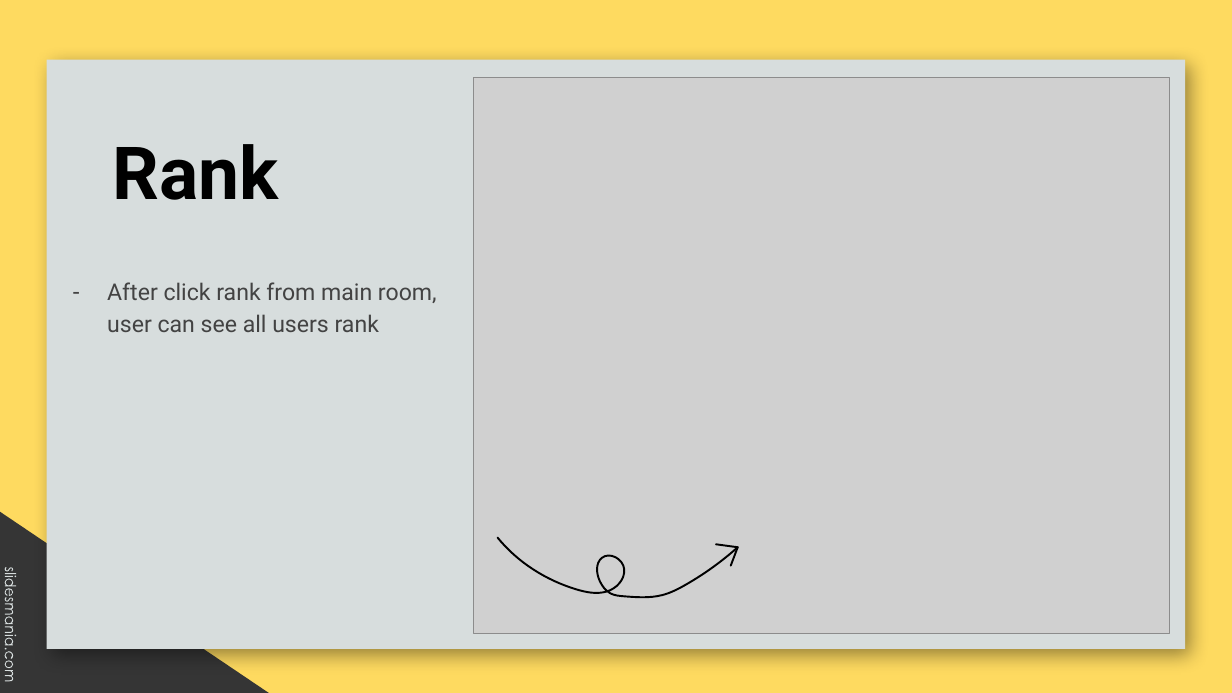
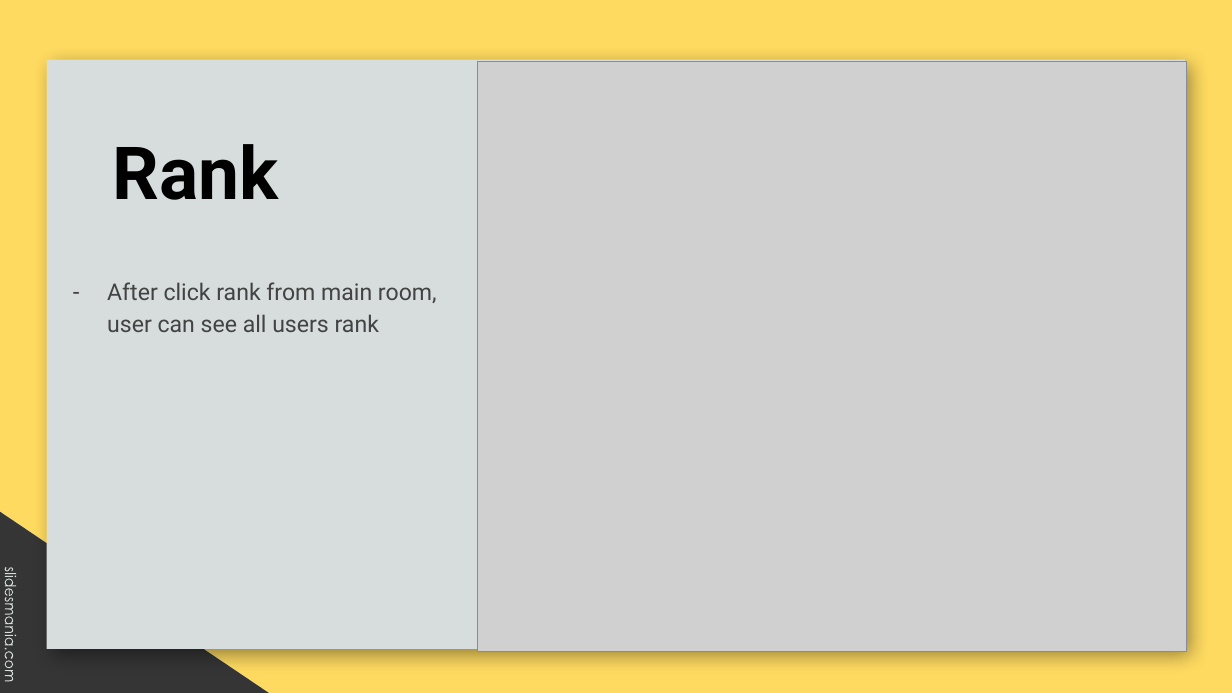
Before and after one commit to evmosss/Qt-DuoiHinhBatChu, a slide deck: slide 32 of report/report.pptx. Drawn at 1232x693 pixels with LibreOffice and Linux fonts; fonts in the diff are those of the drawing; grey boxes stand for pictures; background and template pictures are left out. Boxes give left, top, right and bottom in pixels: in the first picture for what was removed or moved away, otherwise in the second. Text is boxed around its words. In the diff, an @@ line names an element or a change of style, - is before the commit and + after.

```diff
--- a/report/report.pptx
+++ b/report/report.pptx
@@ picture: place and size @@
-picture at [474, 78, 1170, 634]
+picture at [478, 61, 1188, 652]
@@ freeform shape removed at [498, 479, 745, 632] @@
@@ freeform shape removed at [716, 539, 742, 568] @@
```
Also in this commit, not shown: 1 other slide changed, 1 slide added, 4 other files.
